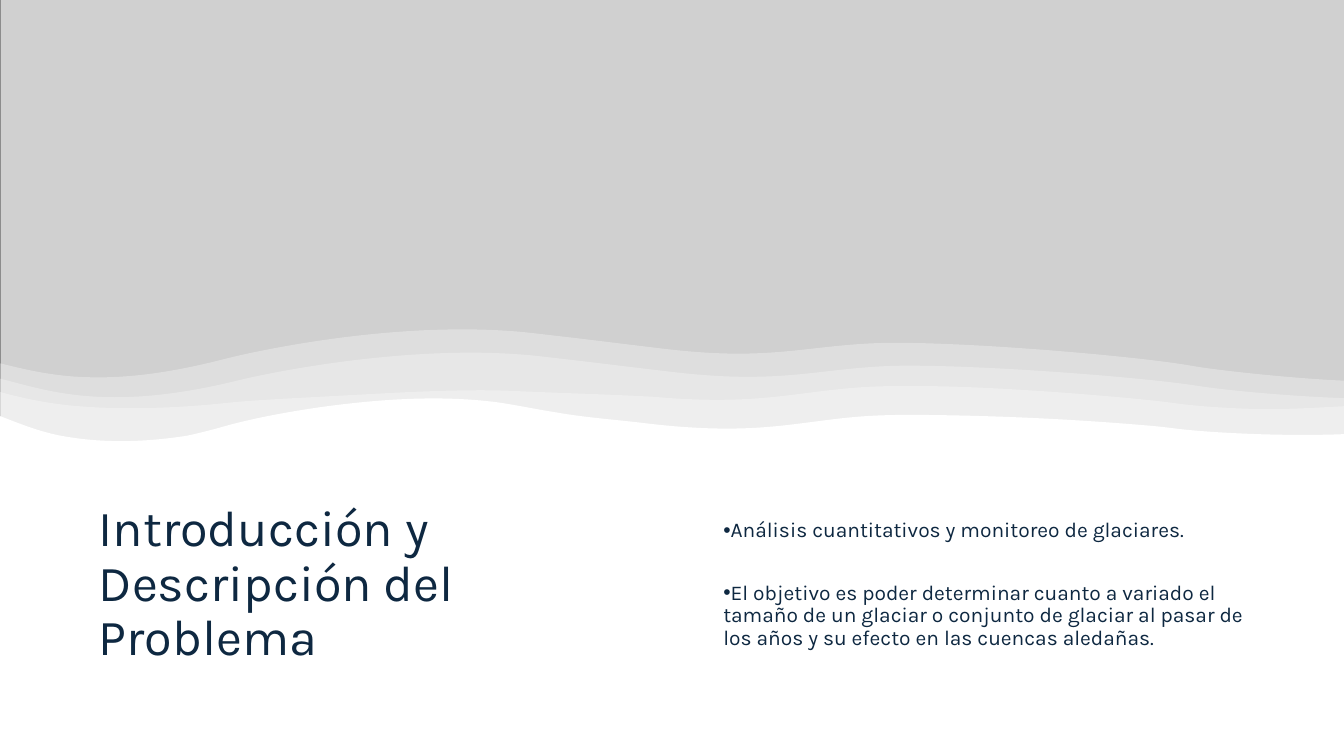
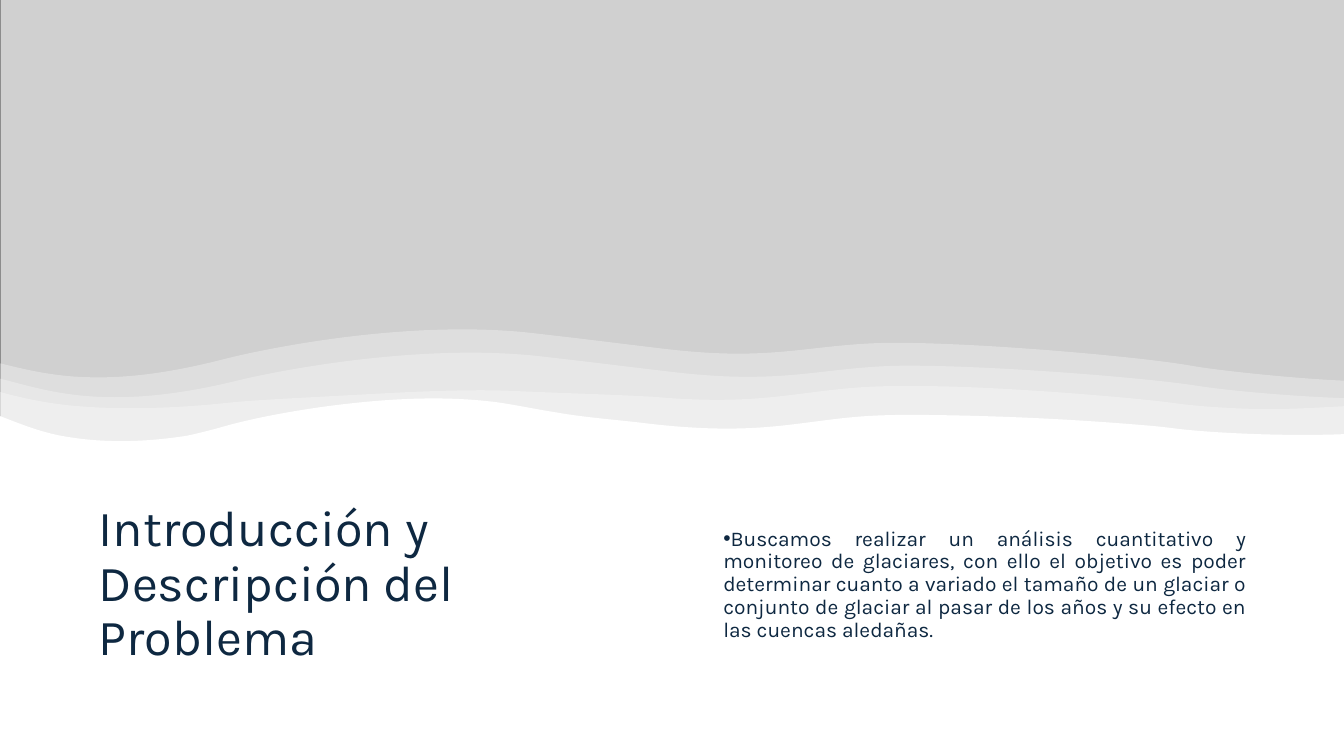
Before and after one commit to Benjaminsantander/Proyecto-GeoEspacial, a slide deck: slide 2 of Entrega 1/Ppt/Template P E1.pptx. Drawn at 1344x756 pixels with LibreOffice and Linux fonts; fonts in the diff are those of the drawing; grey boxes stand for pictures. Boxes give left, top, right and bottom in pixels: in the first picture for what was removed or moved away, otherwise in the second. Text is boxed around its words. In the diff, an @@ line names an element or a change of style, - is before the commit and + after.

```diff
--- a/Entrega 1/Ppt/Template P E1.pptx
+++ b/Entrega 1/Ppt/Template P E1.pptx
@@ text at (x1=723, y1=530, x2=1246, y2=638): text changed @@
-• Análisis cuantitativos y monitoreo de glaciares.
-• El objetivo es poder determinar cuanto a variado el tamaño de un glaciar o conjunto de glaciar al pasar de los años y su efecto en las cuencas aledañas.
+• Buscamos realizar un análisis cuantitativo y monitoreo de glaciares, con ello el objetivo es poder determinar cuanto a variado el tamaño de un glaciar o conjunto de glaciar al pasar de los años y su efecto en las cuencas aledañas.
```
Also in this commit, not shown: 4 other slides changed, 1 slide added, 2 other files.
